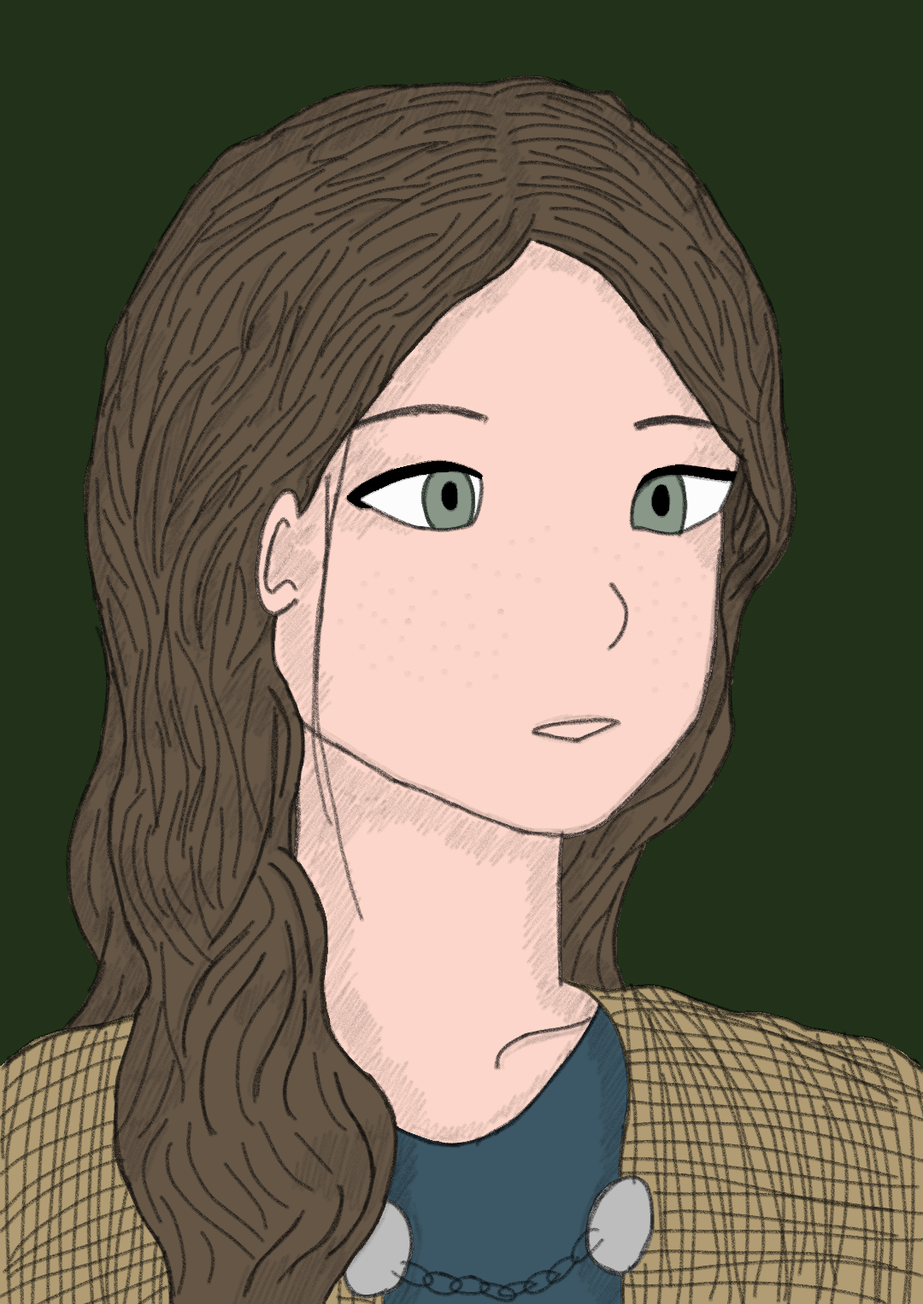
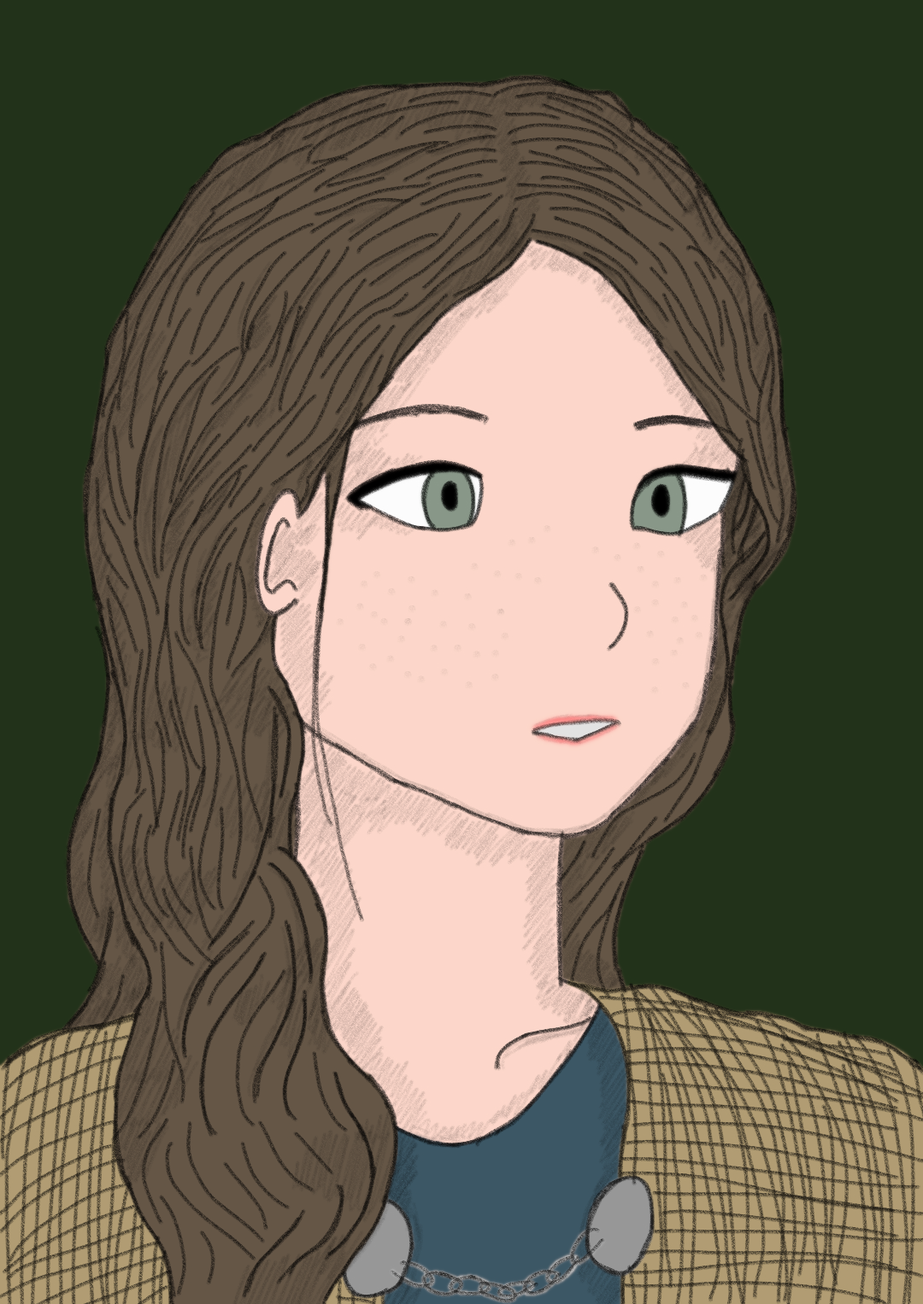
Layer changes from the first w=923, h=1304 image to the second:
added layer "lip" above "multi copy" over [529, 712, 622, 749]
added layer "multi copy" (multiply) above "multi" over [0, 73, 923, 1304]
hid "multi", painted on it over [0, 73, 923, 1304]
